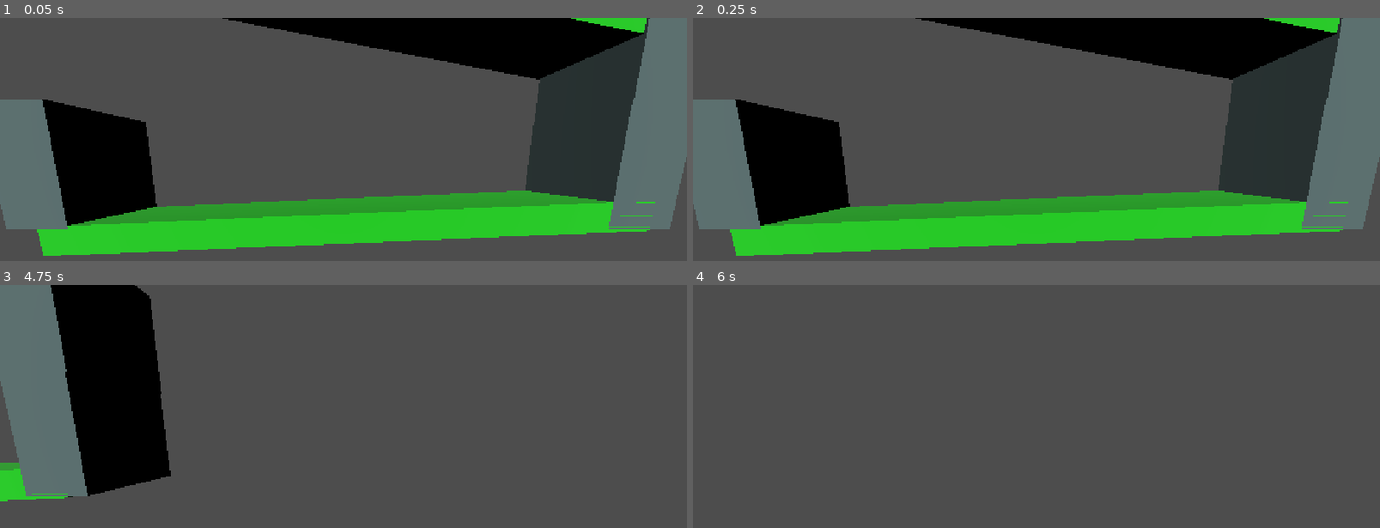
Above: before the commit, frames 1-4 (two rows, left to right).
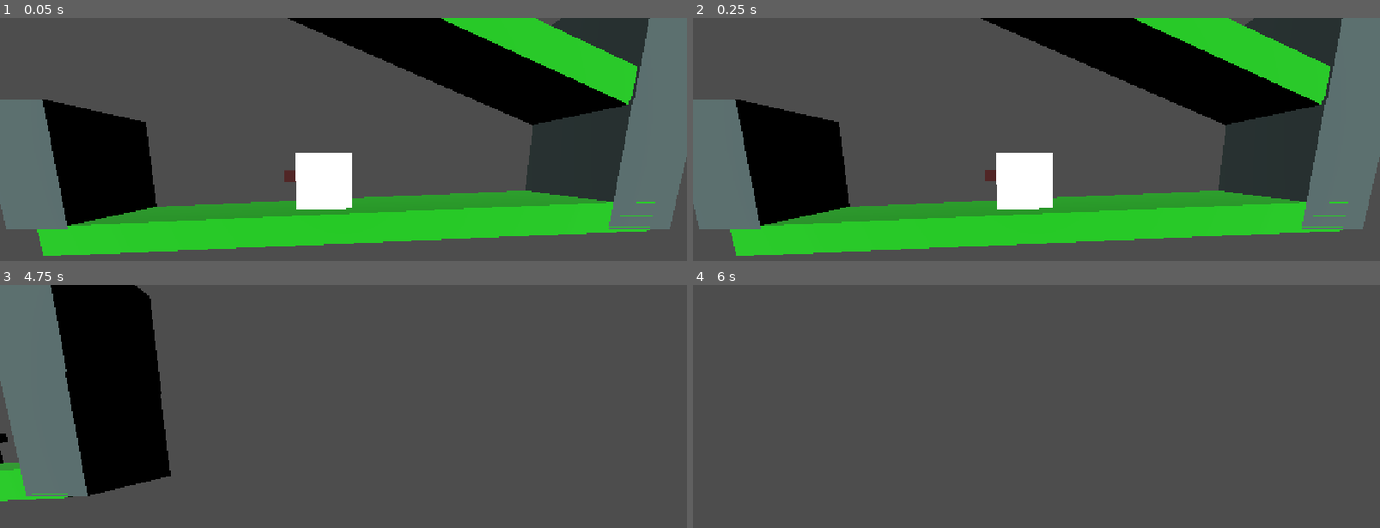
Above: after the commit, the same moments.

Repository: paolomorettin/ai-strikes
Game: Godot game, scene res://src/game.tscn
Two runs of this game, one before a commit and one after it. Both use one fixed random seed, a clock stepped at 60 frames per second and the inputs below.
Inputs (mouse positions are in pixels of both pictures, inside the frame that each line leads up to):
- Up to frame 1 (0.05 s): no input
- Up to frame 2 (0.25 s): no input
- Up to frame 3 (4.75 s): move the mouse to (494, 459) at 0.52 s; hold D (right) 0.53-1.28 s; hold Mouse wheel up (zoom_in) 0.53-1.28 s; tap Enter at 1.25, 2.75, 4.25 s; move the mouse to (206, 496) at 1.27 s; hold S (down) 1.28-2.03 s; tap Mouse wheel down (zoom_out) at 1.35, 2.85, 4.35 s; tap Space at 2, 3.5 s; move the mouse to (412, 394) at 2.02 s; hold D (right) 2.03-2.78 s; hold Mouse wheel up (zoom_in) 2.03-2.78 s; move the mouse to (outside the picture) at 2.77 s; hold W (up) 2.78-3.53 s; move the mouse to (outside the picture) at 3.52 s; hold Mouse wheel up (zoom_in) 3.53-4.28 s; hold A (left) from 3.53 s (still down); move the mouse to (137, 421) at 4.27 s
- Up to frame 4 (6 s): move the mouse to (1070, 479) at 5.02 s; release A (left) at 5.03 s; hold S (down) 5.03-5.78 s; hold Mouse wheel up (zoom_in) 5.03-5.78 s; tap Space at 5.75 s; move the mouse to (933, 382) at 5.77 s; hold D (right) from 5.78 s (still down); tap Mouse wheel down (zoom_out) at 5.85 s

The runs differ from the first frame. In frame 1, 12% of the frame differs, in the area x 32-95%, y 0-79%; in frame 2, 12%; in frame 3, less than 0.1%; in frame 4, nothing differs.

Commit message:
fixed wheelchair behaviour on slopes

Diff:
--- a/src/game.tscn
+++ b/src/game.tscn
@@ -10,6 +10,9 @@
 [node name="Wheelchair4" parent="." unique_id=1459374777 instance=ExtResource("2_xq6wo")]
 transform = Transform3D(1, 0, 0, 0, 1, 0, 0, 0, 1, -0.34472275, 5.150676, 0)
 
+[node name="Wheelchair5" parent="." unique_id=262619796 instance=ExtResource("2_xq6wo")]
+transform = Transform3D(1, 0, 0, 0, 1, 0, 0, 0, 1, -0.34472275, 0.9979811, 0)
+
 [node name="Camera" parent="." unique_id=1529662360 instance=ExtResource("3_xq6wo")]
 transform = Transform3D(1, 0, 0, 0, 0.9848077, 0.17364818, 0, -0.17364818, 0.9848077, 0, 1, 5)
 
@@ -20,7 +23,7 @@
 transform = Transform3D(0.9990375, -0.043864448, 0, 0.043864448, 0.9990375, 0, 0, 0, 1, 0, 0, 0)
 
 [node name="TestPlatform2" parent="." unique_id=1297807626 instance=ExtResource("3_kc8ui")]
-transform = Transform3D(0.9856028, 0.16893275, 0.006986052, -0.16886821, 0.98559767, -0.008984713, -0.008403247, 0.0076756384, 0.9999352, -0.01391983, 3.9098594, 0)
+transform = Transform3D(0.930743, 0.36563963, 0.005015073, -0.36557743, 0.9307248, -0.010216606, -0.008403246, 0.007675639, 0.99993515, -0.01391983, 3.9098594, 0)
 
 [node name="TestWall" parent="." unique_id=1225326320 instance=ExtResource("4_bs6l1")]
 transform = Transform3D(1, 0, 0, 0, 1, 0, 0, 0, 1, -5, 1, 0)
--- a/src/people/wheelchair.gd
+++ b/src/people/wheelchair.gd
@@ -50,7 +50,7 @@
 			min_dist = dist
 
 	if current_state != States.ROTATE:
-		# TODO: change this for arbitrary facing vectors
+		# TODO: (MAYBE NOT NECESSARY) change this for arbitrary facing vectors
 		if closest_obstacle == null or (
 			closest_obstacle is CharacterBody3D and
 			closest_obstacle.velocity.x * self.velocity.x > 0 and
@@ -66,25 +66,18 @@
 				_set_brake_lights(true)
 				current_state = States.BRAKE
 
+	# handle horizontal velocity
 	if is_on_floor():
-		var linear_speed: float = velocity.length()
 		if current_state == States.BRAKE:
-
-			if linear_speed > 0:
-				velocity = facing * max(0.0, linear_speed - deceleration)
+			if abs(velocity.x) > 0:
+				velocity.x = sign(facing.x) * max(0.0, abs(velocity.x) - deceleration)
 				prints(self, "braking")
 			else:
-				velocity = Vector3.ZERO
-				prints(self, "stopped")
 				if halt_timer.is_stopped():
 					halt_timer.start()
 
 		elif current_state == States.MOVE:
-			prints(self, "moving")
-			velocity = facing * min(max_speed, linear_speed + acceleration)
-
-		#if facing.angle_to(Vector3.RIGHT) > deg_to_rad(5) and facing.angle_to(Vector3.LEFT) > deg_to_rad(5) and current_state in [States.MOVE, States.BRAKE]:
-			#prints("facing", facing,  "velocity", velocity, "linear speed:", linear_speed)
+			velocity.x = sign(facing.x) * min(max_speed, abs(velocity.x) + acceleration)
 
 	else:
 		velocity += get_gravity()
